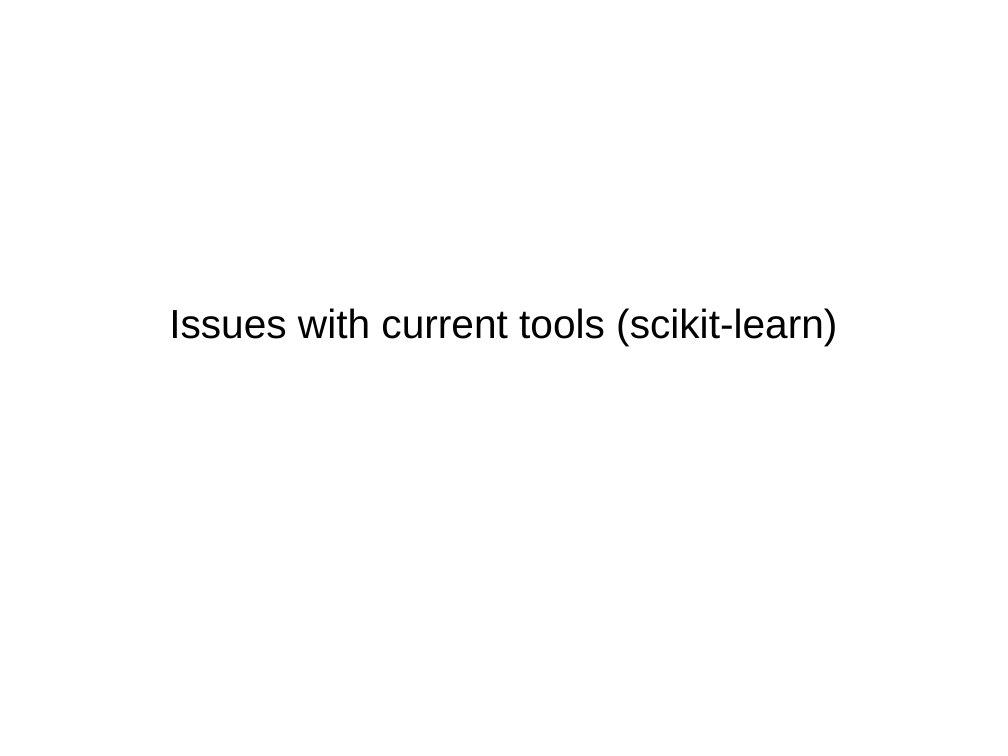
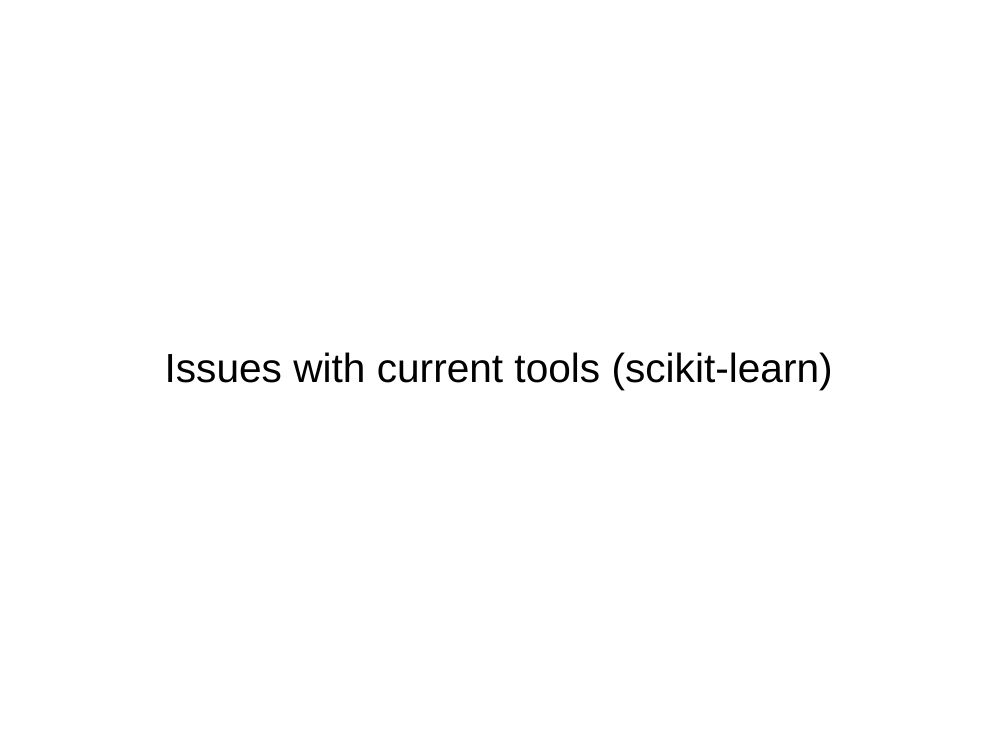
Before and after one commit to amueller/talks_odt, a slide deck: slide 3 of 2017/automating_machine_learning_with_the_best.odp. Drawn at 1008x756 pixels with LibreOffice and Linux fonts; fonts in the diff are those of the drawing. Boxes give left, top, right and bottom in pixels: in the first picture for what was removed or moved away, otherwise in the second. Text is boxed around its words. In the diff, an @@ line names an element or a change of style, - is before the commit and + after.

```diff
--- a/2017/automating_machine_learning_with_the_best.odp
+++ b/2017/automating_machine_learning_with_the_best.odp
@@ text "Issues with current tools (scikit-learn)": place and size @@
-text "Issues with current tools (scikit-learn)" at (169,308,837,346)
+text "Issues with current tools (scikit-learn)" at (165,352,833,389)
```
Also in this commit, not shown: 15 other slides changed, 4 slides added, 4 slides removed, 2 other files.
